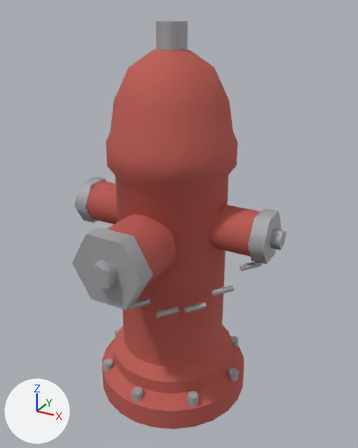
The glTF model assets/props/hydrant.glb, before and after one commit.
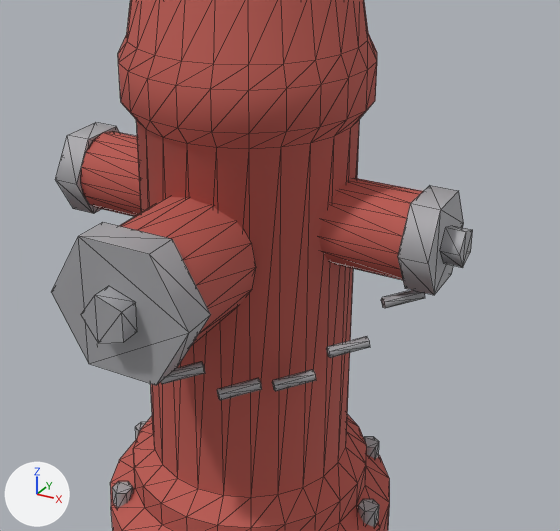
Old and new are each drawn whole from a camera (50 mm lens) standing at (0.477, -0.838, 0.824) and looking at (0.027, -0.02, 0.415) and again close up on the part from 13% to 92% of the width and 25% to 86% of the height. Arrows for +X, +Y and +Z are at lower left; the lights stay in place. The older version's two pictures come first. The close-ups show mesh edges as thin lines. Vertices at exactly the same position are counted once.

The older version as bpy lines, for what is in view:
```python
me_hydrant = bpy.data.meshes.new('hydrant')
me_hydrant.from_pydata(...)  # 618 vertices, 1136 faces; spans x -0.24..0.24, y -0.255..0.17, z 0.0..0.8
# faces by material slot: [756, 380]
me_hydrant.materials.append(mat_paint_red)  # red #bc5950
me_hydrant.materials.append(mat_galvanized)  # light grey #bcbcbf
ob_hydrant = bpy.data.objects.new('hydrant', me_hydrant)
ob_hydrant.location = (0.0, 0.0, 0.0)
```
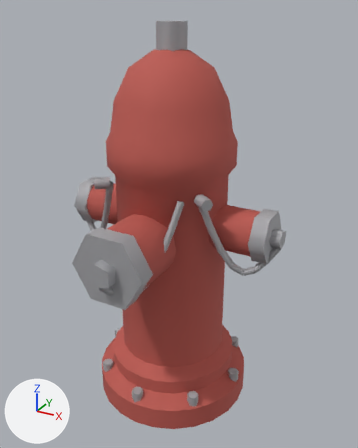
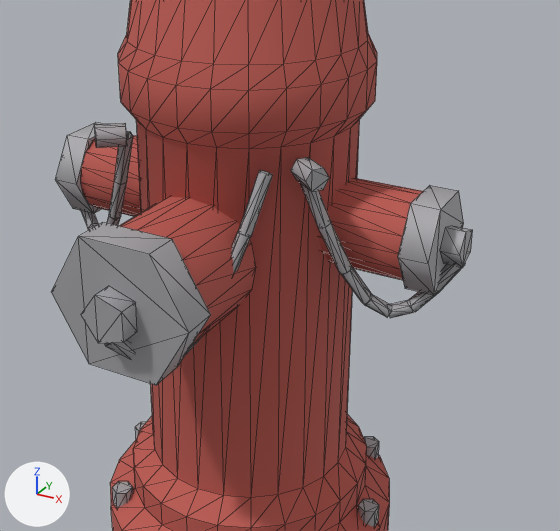
The change, as JSON lines over the scene's bpy script:
```json
{"block": "me_hydrant", "where": "# used by ob_hydrant; location = (0.0, 0.0, 0.0)"}
{"op": "remove", "block": "me_hydrant", "code": "me_hydrant.from_pydata(...)  # 618 vertices, 1136 faces; spans x -0.24..0.24, y -0.255..0.17, z 0.0..0.8"}
{"op": "add", "block": "me_hydrant", "code": "me_hydrant.from_pydata(...)  # 783 vertices, 1290 faces; spans x -0.241..0.241, y -0.255..0.17, z 0.0..0.8"}
{"block": "me_hydrant", "change": "me_hydrant part 1: the loose piece of 10 vertices spanning x 0.126..0.164, y -0.074..-0.036, z 0.302..0.319 is deleted"}
{"block": "me_hydrant", "change": "me_hydrant part 2: the loose piece of 10 vertices spanning x 0.086..0.124, y -0.114..-0.076, z 0.273..0.29 is deleted"}
{"block": "me_hydrant", "change": "me_hydrant part 3: the loose piece of 10 vertices spanning x 0.046..0.084, y -0.154..-0.116, z 0.273..0.29 is deleted"}
{"block": "me_hydrant", "change": "me_hydrant part 4"}
{"block": "me_hydrant", "change": "16 vertices are removed from x -0.032..0.204, y -0.229..0.004, z 0.309..0.366"}
{"block": "me_hydrant", "change": "39 faces are deleted"}
{"block": "me_hydrant", "change": "14 vertices move from x -0.034..0.039, y -0.234..-0.156, z 0.302..0.366 to x -0.154..-0.113, y -0.07..-0.04, z 0.358..0.446"}
{"block": "me_hydrant", "change": "201 vertices are added at x -0.241..0.241, y -0.255..0.007, z 0.337..0.51"}
{"block": "me_hydrant", "change": "5 new vertices lie (0.025, 0.019, 0.0) away from vertices in x -0.132..-0.121, y -0.099..-0.084, z 0.49..0.51"}
{"block": "me_hydrant", "change": "5 new vertices lie (0.025, -0.019, 0.0) away from vertices in x 0.096..0.107, y -0.08..-0.065, z 0.49..0.51"}
{"block": "me_hydrant", "change": "241 new faces join them, mat_galvanized (light grey #bcbcbf)"}
```

Boxes (x1, y1, x2, y2) around the edits, measured in the close-ups (560 x 531 px):
```json
{"part": 1, "of": "me_hydrant", "change": "deleted", "before": [326, 336, 370, 358]}
{"part": 2, "of": "me_hydrant", "change": "deleted", "before": [272, 370, 316, 391]}
{"part": 3, "of": "me_hydrant", "change": "deleted", "before": [217, 378, 262, 400]}
{"part": 4, "of": "me_hydrant", "change": "built on", "before": [161, 290, 425, 384], "after": [81, 123, 465, 359]}
```
